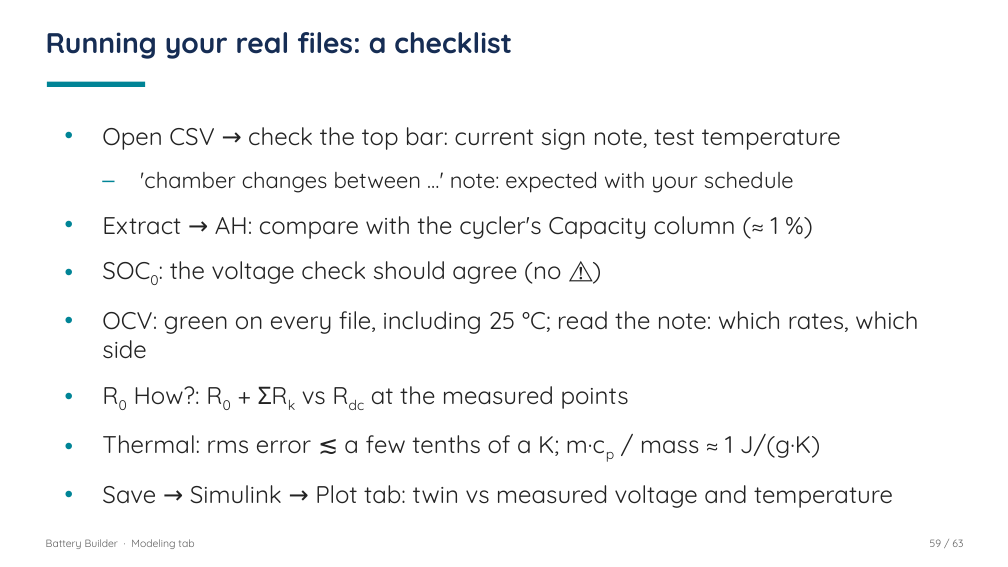
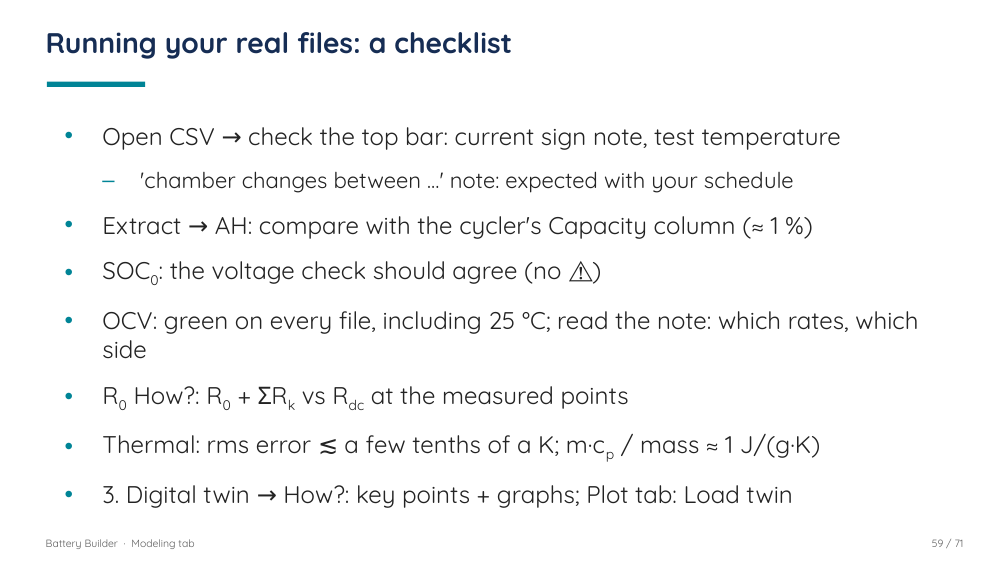
Before and after one commit to nathanhambleton1/BatteryBuilder, a slide deck: slide 59 of Modeling_Tab_Presentation.pptx. Drawn at 1008x567 pixels with LibreOffice and Linux fonts; fonts in the diff are those of the drawing. Boxes give left, top, right and bottom in pixels: in the first picture for what was removed or moved away, otherwise in the second. Text is boxed around its words. In the diff, an @@ line names an element or a change of style, - is before the commit and + after.

```diff
--- a/Modeling_Tab_Presentation.pptx
+++ b/Modeling_Tab_Presentation.pptx
@@ text at [102,485,792,508]: text changed @@
-• Save → Simulink → Plot tab: twin vs measured voltage and temperature
+• 3. Digital twin → How?: key points + graphs; Plot tab: Load twin
@@ text at [932,539,964,547]: text changed @@
-59 / 63
+59 / 71
```
Also in this commit, not shown: 50 other slides changed, 8 slides added, 17 other files.
